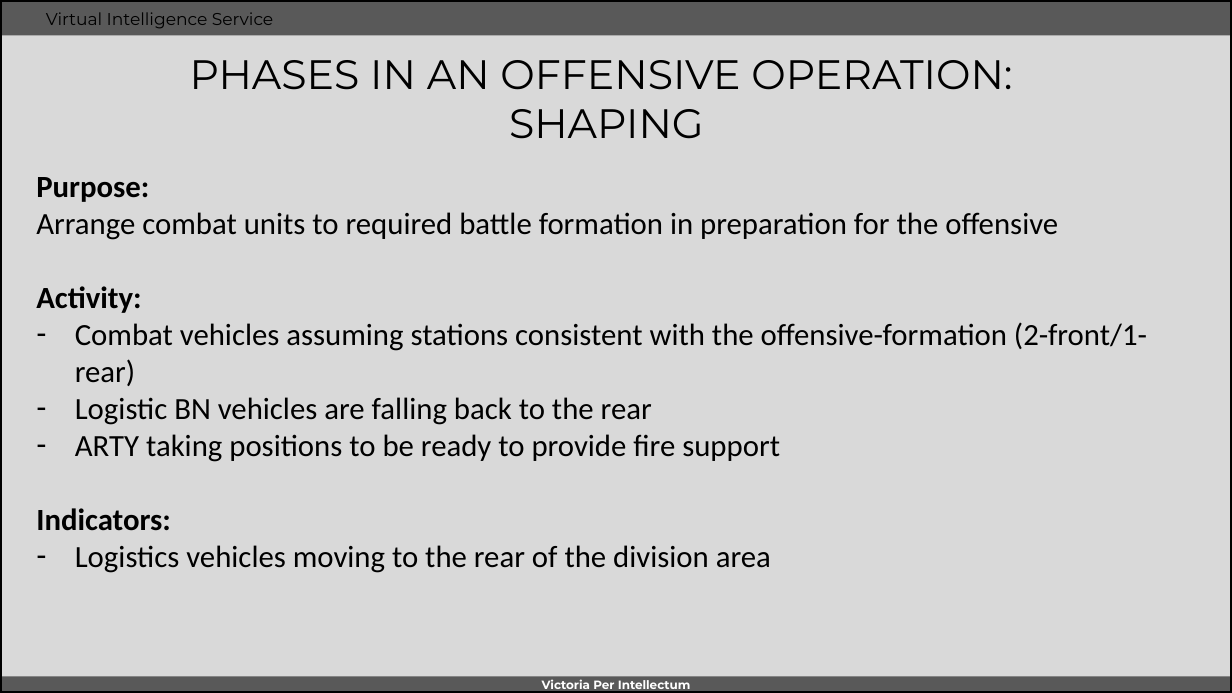
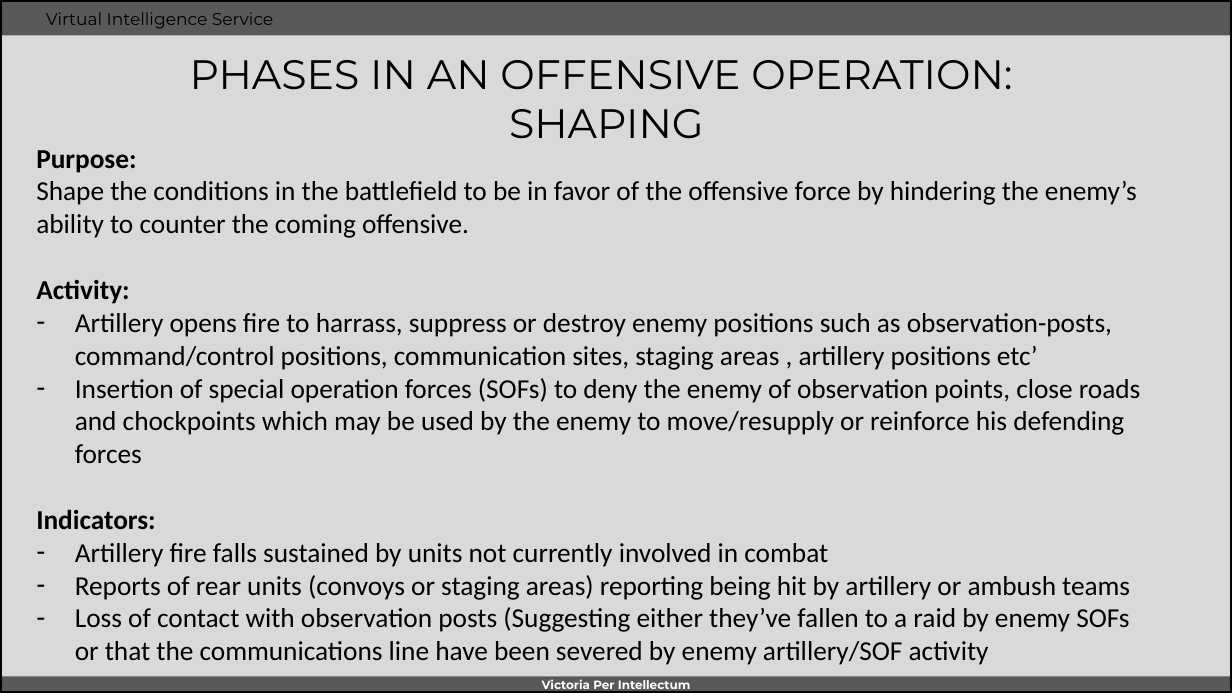
Before and after one commit to 132nd-vWing/VIS, a slide deck: slide 6 of OPAR/INTREP VIS OPAR-001 - Syrian ground combat tactics.pptx. Drawn at 1232x693 pixels with LibreOffice and Linux fonts; fonts in the diff are those of the drawing; background and template pictures are left out. Boxes give left, top, right and bottom in pixels: in the first picture for what was removed or moved away, otherwise in the second. Text is boxed around its words. In the diff, an @@ line names an element or a change of style, - is before the commit and + after.

Commit message:
Added details of offensive stages (still WIP)

```diff
--- a/OPAR/INTREP VIS OPAR-001 - Syrian ground combat tactics.pptx
+++ b/OPAR/INTREP VIS OPAR-001 - Syrian ground combat tactics.pptx
@@ text "Purpose:" moved from (x1=36, y1=177, x2=1147, y2=573) to (x1=36, y1=150, x2=1141, y2=665) @@
@@ text at (x1=36, y1=150, x2=155, y2=529): size 18 to 16 pt in "Purpose:", "Activity:", "Indicators:" @@
@@ text at (x1=36, y1=181, x2=1137, y2=238): text changed; size 18 to 16 pt @@
-Arrange combat units to required battle formation in preparation for the offensive
+Shape the conditions in the battlefield to be in favor of the offensive force by hindering the enemy’s ability to counter the coming offensive.
@@ text at (x1=75, y1=313, x2=1141, y2=463): text changed; size 18 to 16 pt @@
-– Combat vehicles assuming stations consistent with the offensive-formation (2-front/1-rear)
-– Logistic BN vehicles are falling back to the rear
-– ARTY taking positions to be ready to provide fire support
+– Artillery opens fire to harrass, suppress or destroy enemy positions such as observation-posts, command/control positions, communication sites, staging areas , artillery positions etc’
+– Insertion of special operation forces (SOFs) to deny the enemy of observation points, close roads and chockpoints which may be used by the enemy to move/resupply or reinforce his defending forces
@@ text at (x1=75, y1=543, x2=1130, y2=665): text changed; size 18 to 16 pt @@
-– Logistics vehicles moving to the rear of the division area
+– Artillery fire falls sustained by units not currently involved in combat
+– Reports of rear units (convoys or staging areas) reporting being hit by artillery or ambush teams
+– Loss of contact with observation posts (Suggesting either they’ve fallen to a raid by enemy SOFs or that the communications line have been severed by enemy artillery/SOF activity
```
Also in this commit, not shown: 1 slide added.
